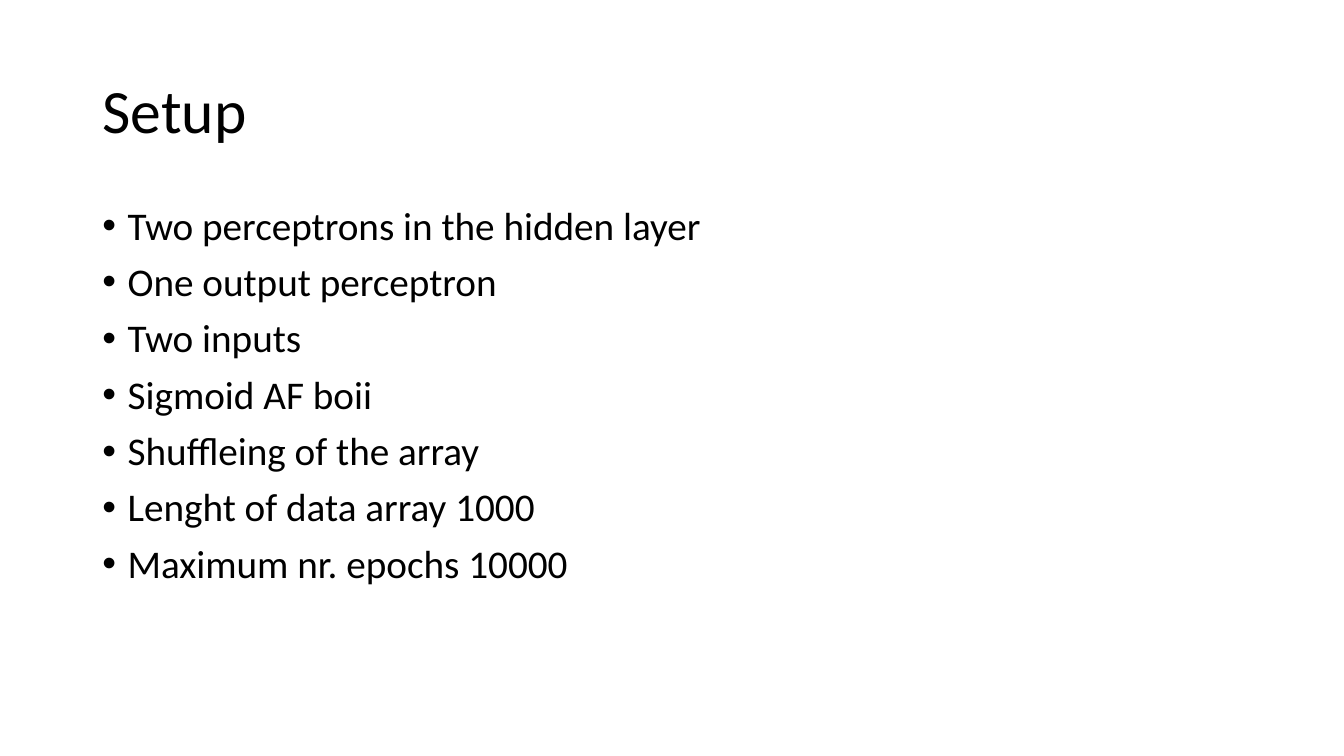
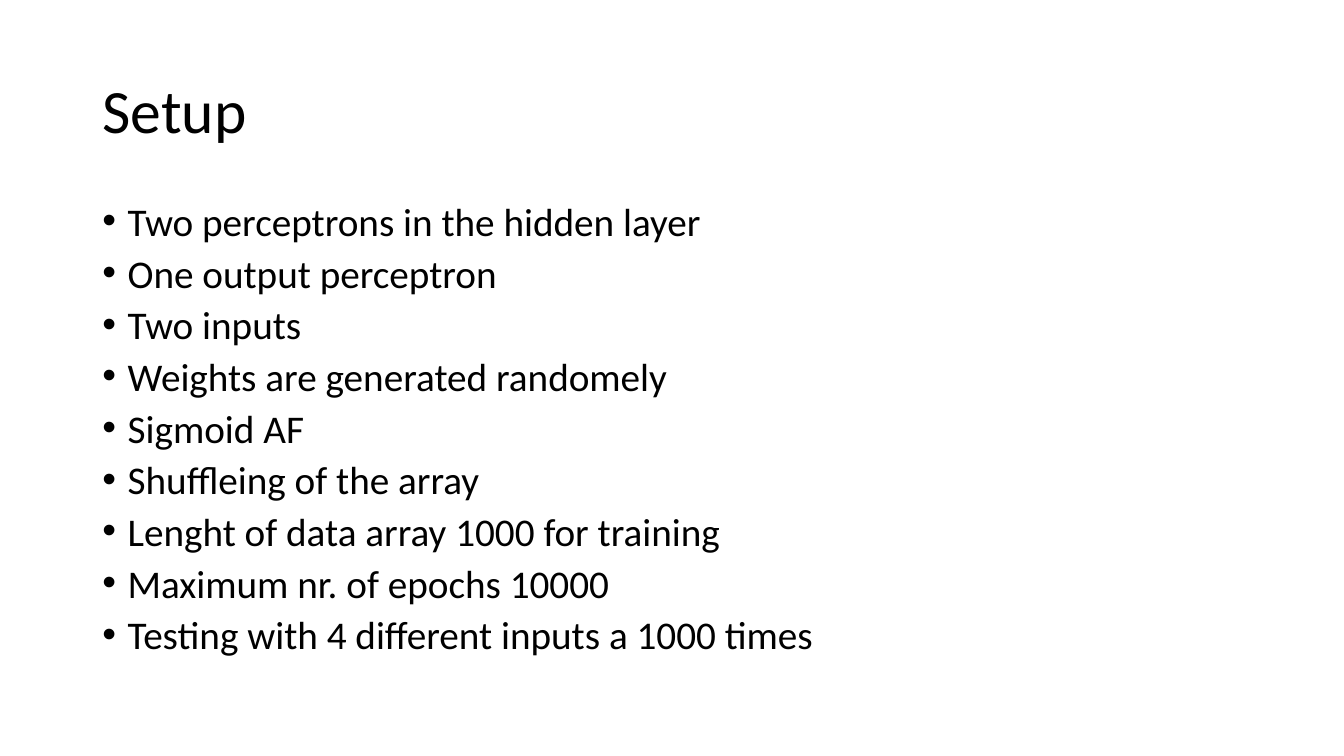
Before and after one commit to Sovsekongen/RL, a slide deck: slide 2 of Backpropagation XOR.pptx. Drawn at 1344x756 pixels with LibreOffice and Linux fonts; fonts in the diff are those of the drawing. Boxes give left, top, right and bottom in pixels: in the first picture for what was removed or moved away, otherwise in the second. Text is boxed around its words. In the diff, an @@ line names an element or a change of style, - is before the commit and + after.

```diff
--- a/Backpropagation XOR.pptx
+++ b/Backpropagation XOR.pptx
@@ text at box(128, 208, 700, 501): line spacing 0.9 to 0.8 @@
@@ text at box(128, 363, 667, 450): text changed @@
-• Sigmoid AF boii
+• Weights are generated randomely
+• Sigmoid AF
@@ text at box(128, 518, 813, 656): text changed @@
-• Lenght of data array 1000
-• Maximum nr. epochs 10000
+• Lenght of data array 1000 for training
+• Maximum nr. of epochs 10000
+• Testing with 4 different inputs a 1000 times
```
Also in this commit, not shown: 2 other slides changed, 1 slide added.
